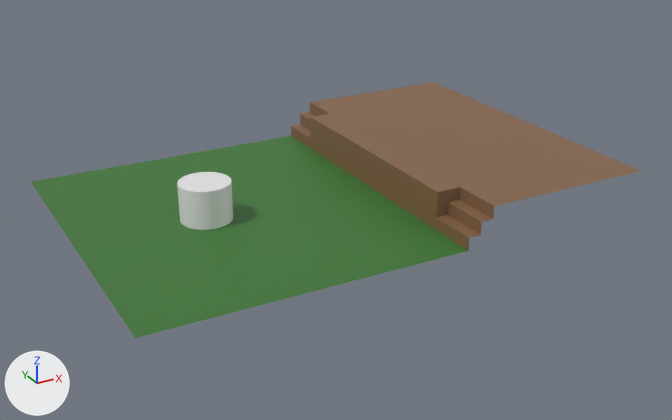
Renders of the Blender file SceneModels/Stage.blend from each side of a commit.
Camera for both pictures: a camera (50 mm lens) standing at (-16.2, -30.5, 14.4) and looking at (0.2, -0.7, -0.5). The axes (+X, +Y, +Z) are drawn at lower left. The lights are the same throughout. The first picture is the older version.

Names of what the first picture shows: 'Circle', 'Stage'.
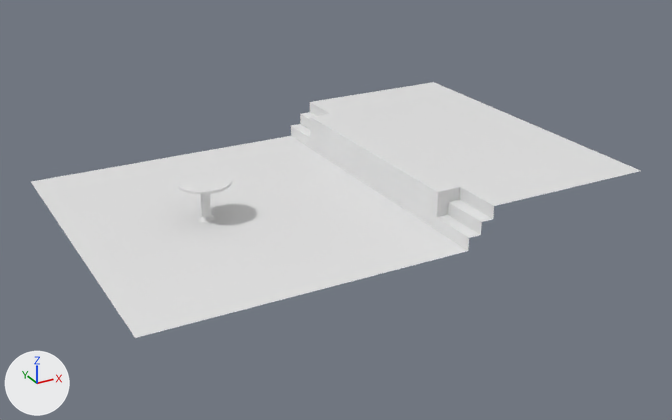
Changed parts and their boxes (x1, y1, x2, y2) in the pictures (672 x 420 px):
'Stage', recoloured (lighter): (31, 82, 641, 338) in both
'Circle', reshaped (14% shorter): before (177, 172, 233, 230); after (177, 172, 232, 222)
part 1 of me_circle, cut back: before (177, 181, 233, 230); after (177, 181, 232, 222)

The edits, one by one:
Material 'Ground' (mat_ground) changes colour from dark green #3d7633 to white #e7e7e7; in linear values from (0.0463, 0.181, 0.0332) to (0.8, 0.8, 0.8).
Material 'Wood' (mat_wood) changes colour from brown #856448 to white #e7e7e7; in linear values from (0.236, 0.127, 0.0657) to (0.8, 0.8, 0.8).
me_circle is used by ob_circle; location (-5.0, 0.0, 0.0).
me_circle had 64 vertices, 34 faces and spanned x -1.0..1.0, y -1.0..1.0, z 0.0..1.5.
me_circle now has 160 vertices, 130 faces and spans x -1.0..1.0, y -1.0..1.0, z -0.01..1.5.
Part 1, on me_circle:
32 vertices are removed from x -1.0..1.0, y -1.0..1.0, z 0.0.
33 faces are deleted.
64 vertices are added at x -0.32..0.32, y -0.32..0.32, z -0.01..0.15.
32 new vertices lie (0.0, 0.0, -0.1) away from vertices in x -1.0..1.0, y -1.0..1.0, z 1.5.
32 new vertices lie (0.0, 0.0, 1.25) away from vertices in x -0.17..0.17, y -0.17..0.17, z 0.15.
129 new faces join them.
